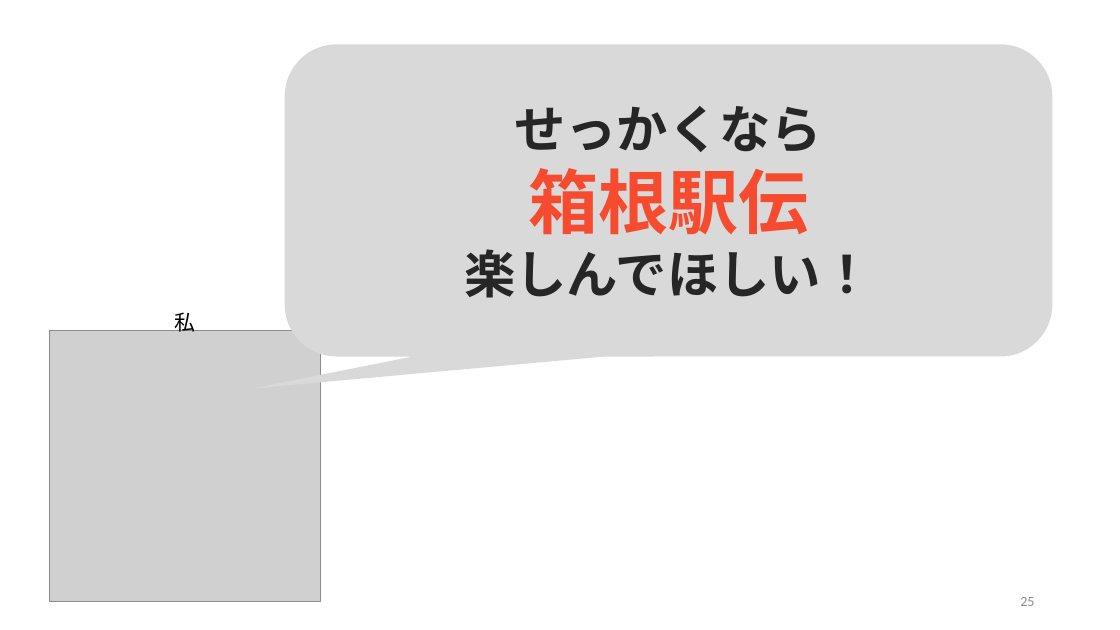
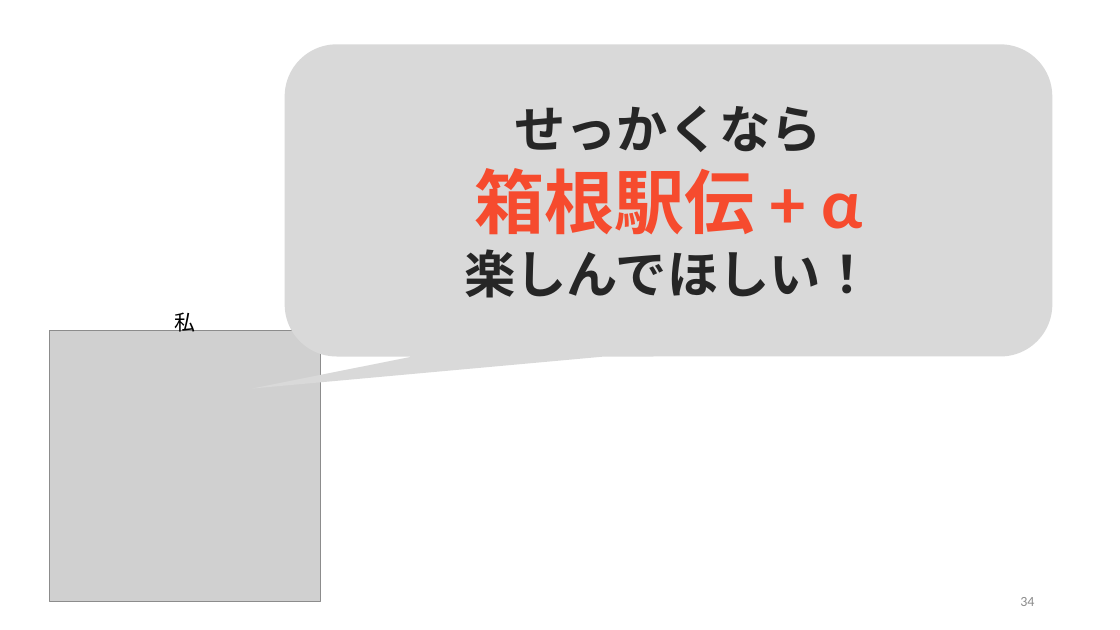
Before and after one commit to yamada-ai/java-prac, a slide deck: slide 34 of 2025_0131_箱根駅伝_aa.pptx (slide 25 before the commit). Drawn at 1120x630 pixels with LibreOffice and Linux fonts; fonts in the diff are those of the drawing; grey boxes stand for pictures. Boxes give left, top, right and bottom in pixels: in the first picture for what was removed or moved away, otherwise in the second. Text is boxed around its words. In the diff, an @@ line names an element or a change of style, - is before the commit and + after.

```diff
--- a/2025_0131_箱根駅伝_aa.pptx
+++ b/2025_0131_箱根駅伝_aa.pptx
@@ text in rounded speech box at (x1=475, y1=168, x2=862, y2=235): text changed @@
-箱根駅伝
+箱根駅伝 + α
@@ page number at (x1=1020, y1=597, x2=1034, y2=606): text changed @@
-25
+34
```
Also in this commit, not shown: 12 other slides changed, 10 slides added.
